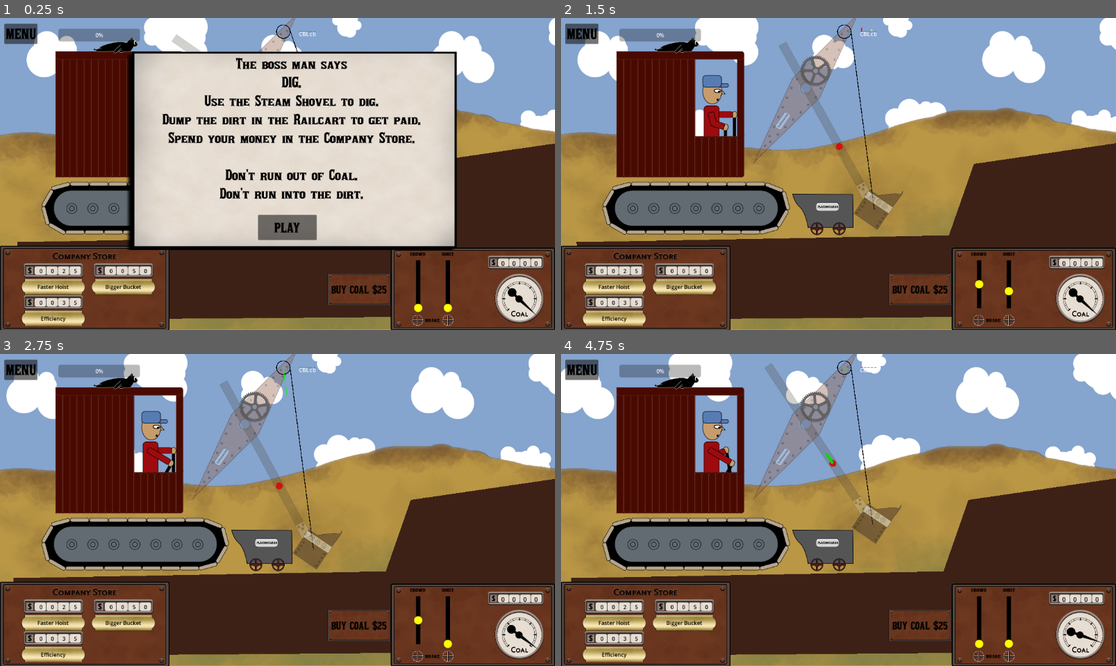
Above: before the commit, frames 1-4 (two rows, left to right).
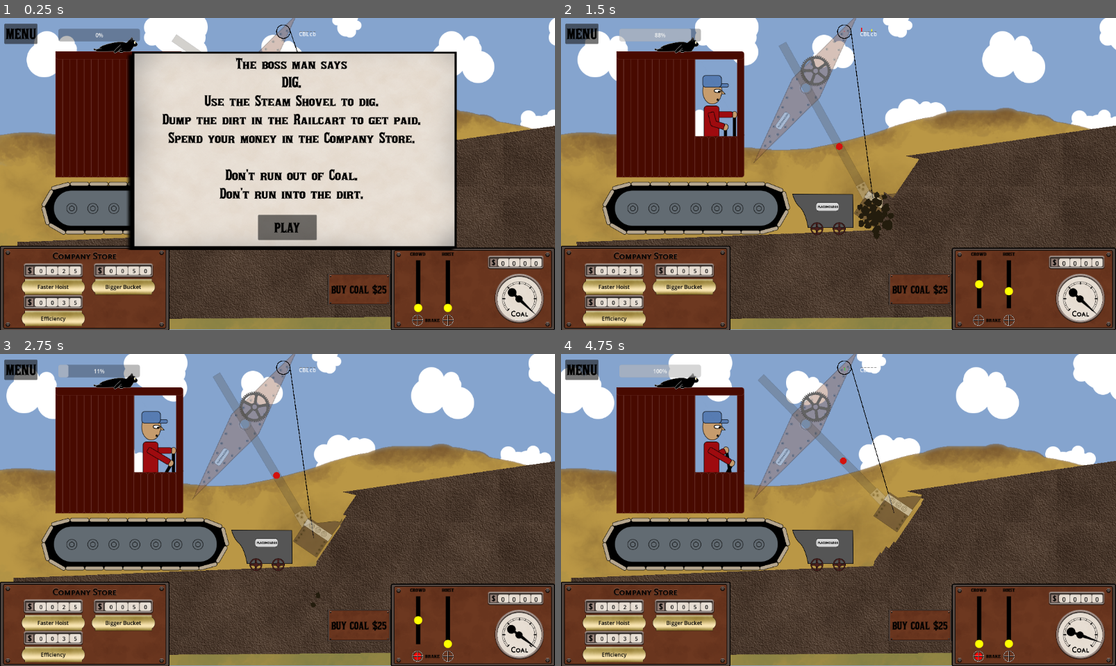
Above: after the commit, the same moments.

Repository: Lobbsterwaffles/Steam-Shov
Game: Godot game, scene res://jonly.tscn
Two runs of this game, one before a commit and one after it. Both use one fixed random seed, a clock stepped at 60 frames per second and the inputs below.
Inputs:
- Up to frame 1 (0.25 s): no input
- Up to frame 2 (1.5 s): click "PLAY" at 0.5 s; hold Q (hoist_up) from 1.28 s (still down); hold B (bucket_release) from 1.28 s (still down)
- Up to frame 3 (2.75 s): release Q (hoist_up) at 2.03 s; release B (bucket_release) at 2.03 s; hold Shift (crowd_brake, bound only after the commit) from 2.03 s (still down); tap O (crowd_in) at 2.1 s
- Up to frame 4 (4.75 s): release Shift (crowd_brake, bound only after the commit) at 2.78 s; hold P (crowd_out) 2.78-3.53 s; hold Q (hoist_up) 2.78-4.28 s; tap B (bucket_release) at 3.6 s; hold Shift (crowd_brake, bound only after the commit) from 4.28 s (still down); hold O (crowd_in) from 4.28 s (still down)

The runs differ from the first frame. In frame 1, 7.1% of the frame differs, in the area x 3-100%, y 7-97%; in frame 2, 14%; in frame 3, 15%; in frame 4, 16%, in the area x 1-100%, y 3-99%.

Commit message:
suckdown upgrade

Diff:
--- a/dirt_despawner.gd
+++ b/dirt_despawner.gd
@@ -5,10 +5,18 @@
 var despawning := 1.0
 var despawn_max := 1.0
 var pending_despawn := []
-
+var suckdown := 5.0
 
 func _ready():
 	body_entered.connect(despawn)
+	MachineState.bind(apply_upgrade)
+
+
+func apply_upgrade(u: Upgrade) -> void:
+
+	suckdown += u.suckdown
+
+
 
 
 func despawn(body):
@@ -18,7 +26,7 @@
 
 
 func _process(delta: float) -> void:
-	despawning += delta * 5
+	despawning += delta * suckdown
 	if despawning >= despawn_max:
 		despawning  = despawn_max
 	while despawning > 0 and not pending_despawn.is_empty():
--- a/jonly.tscn
+++ b/jonly.tscn
@@ -28,6 +28,7 @@
 [ext_resource type="Texture2D" uid="uid://cf4nu21g6fg05" path="res://graphics/UI/HUD.png" id="22_wcugm"]
 [ext_resource type="Texture2D" uid="uid://cr4p8r813qe1" path="res://graphics/UI/store.png" id="23_rmmu8"]
 [ext_resource type="Script" uid="uid://5fugxflkihgu" path="res://lever_simple_marker.gd" id="24_7gsng"]
+[ext_resource type="Texture2D" uid="uid://bx20hk148dc2d" path="res://graphics/dirttexture.png" id="24_bv3ij"]
 [ext_resource type="Texture2D" uid="uid://76m2uj5wlwbi" path="res://graphics/UI/plaque.png" id="24_rvxmr"]
 [ext_resource type="Script" uid="uid://dugj4fffp6q61" path="res://money_display.gd" id="25_6ihbu"]
 [ext_resource type="Texture2D" uid="uid://db7546kd64btd" path="res://graphics/UI/money.png" id="25_cdl7u"]
@@ -357,11 +358,12 @@
 
 [node name="poly" type="CollisionPolygon2D" parent="World" unique_id=596824375]
 unique_name_in_owner = true
-polygon = PackedVector2Array(-438, 896, 3463, 865, 3451, 37, 736, 433, 662, 645, -442, 665)
+polygon = PackedVector2Array(-438, 896, 3463, 865, 3354, 62, 1622, 252, 482, 417, 455, 629, -442, 665)
 
 [node name="visualdirt" type="Polygon2D" parent="World" unique_id=1655667012]
 unique_name_in_owner = true
-color = Color(0.24, 0.12991999, 0.0864, 1)
+texture_repeat = 2
+texture = ExtResource("24_bv3ij")
 
 [node name="minecart" type="StaticBody2D" parent="." unique_id=1387034368]
 position = Vector2(232, 584)
@@ -406,9 +408,10 @@
 script = ExtResource("15_t3quf")
 eye_white = Color(0.94509804, 0.79607844, 0, 1)
 eye_liner = Color(0.92535293, 0.9253528, 0.9253529, 1)
-ellipse_major_radius = 2.145
-pupil_major_radius = 2.0
-pupil_minor_radius = 4.0
+ellipse_major_radius = 2.0
+ellipse_minor_radius = 3.0
+pupil_major_radius = 0.5
+pupil_minor_radius = 2.0
 pupil_edge_offset_frac = 0.0
 
 [node name="HUD" type="TextureRect" parent="." unique_id=1739948707]
@@ -637,43 +640,48 @@
 text = "hoist"
 metadata/_edit_use_anchors_ = true
 
+[node name="crowd_brake_light" type="Marker2D" parent="HUD" unique_id=855915307]
+unique_name_in_owner = true
+visible = false
+position = Vector2(67.52136, 183.76068)
+scale = Vector2(0.36867937, 0.36867937)
+script = ExtResource("38_t2l85")
+
+[node name="hoist_brake_light" type="Marker2D" parent="HUD" unique_id=148392592]
+unique_name_in_owner = true
+visible = false
+position = Vector2(144.44446, 183.76068)
+scale = Vector2(0.36867937, 0.36867937)
+script = ExtResource("38_t2l85")
+
 [node name="brake1" type="TextureRect" parent="HUD" unique_id=1246006540]
 layout_mode = 1
 anchors_preset = -1
 anchor_left = 0.10475028
 anchor_top = 0.7632655
-anchor_right = 0.21815461
-anchor_bottom = 0.9886265
-offset_right = 80.809044
-offset_bottom = 80.80904
+anchor_right = 0.10475031
+anchor_bottom = 0.76326555
+offset_left = -2.670288e-05
+offset_top = -3.0517578e-05
+offset_right = 127.99996
+offset_bottom = 127.999954
 scale = Vector2(0.3686794, 0.3686794)
 texture = ExtResource("37_tc8o3")
 metadata/_edit_use_anchors_ = true
-
-[node name="crowd_brake_light" type="Marker2D" parent="HUD/brake1" unique_id=855915307]
-unique_name_in_owner = true
-visible = false
-position = Vector2(64.91168, 64.91175)
-script = ExtResource("38_t2l85")
 
 [node name="brake2" type="TextureRect" parent="HUD" unique_id=1748716099]
 layout_mode = 1
 anchors_preset = -1
 anchor_left = 0.2896037
 anchor_top = 0.7632655
-anchor_right = 0.40300807
-anchor_bottom = 0.9886265
-offset_right = 80.809044
-offset_bottom = 80.80904
+anchor_right = 0.28960377
+anchor_bottom = 0.76326555
+offset_top = -3.0517578e-05
+offset_right = 127.99999
+offset_bottom = 127.999954
 scale = Vector2(0.3686794, 0.3686794)
 texture = ExtResource("37_tc8o3")
 metadata/_edit_use_anchors_ = true
-
-[node name="hoist_brake_light" type="Marker2D" parent="HUD/brake2" unique_id=148392592]
-unique_name_in_owner = true
-visible = false
-position = Vector2(64.91175, 64.91175)
-script = ExtResource("38_t2l85")
 
 [node name="GridContainer" type="GridContainer" parent="." unique_id=2128918538]
 offset_left = -430.0
@@ -765,9 +773,9 @@
 process_mode = 2
 layout_mode = 0
 offset_left = 461.0
-offset_top = 621.0
+offset_top = 638.0
 offset_right = 573.25806
-offset_bottom = 681.0
+offset_bottom = 698.0
 theme_override_font_sizes/font_size = 29
 text = "CLOSE"
 
@@ -779,9 +787,9 @@
 anchor_right = 0.5
 anchor_bottom = 0.5
 offset_left = -383.0
-offset_top = -308.0
+offset_top = -347.0
 offset_right = 413.0
-offset_bottom = 184.0
+offset_bottom = 255.0
 grow_horizontal = 2
 grow_vertical = 2
 text = "Use 'q' to hoist the bucket.
@@ -789,6 +797,8 @@
 
 Use 'o' to pull the crowd IN.
 Use 'p' to push the crowd OUT.
+Use 'shift' to lock the crowd.
+
 Use 'b' to release the dirt from the bucket.
 
 REMEMBER: Be careful with the equipment!
--- a/project.godot
+++ b/project.godot
@@ -43,7 +43,7 @@
 }
 crowd_brake={
 "deadzone": 0.2,
-"events": [Object(InputEventKey,"resource_local_to_scene":fa …(141 unchanged characters)… ":false,"keycode":0,"physical_keycode":44,"key_label":0,"unicode":44,"location":0,"echo":false,"script":null)
+"events": [Object(InputEventKey,"resource_local_to_scene":fa …(141 unchanged characters)… ":false,"keycode":0,"physical_keycode":4194325,"key_label":0,"unicode":0,"location":0,"echo":false,"script":null)
 ]
 }
 bucket_release={
--- a/upgrade_row.gd
+++ b/upgrade_row.gd
@@ -11,3 +11,4 @@
 @export var crowd_drive_force : float
 @export var bucket_capacity : float
 @export var efficiency : float
+@export var suckdown : float
